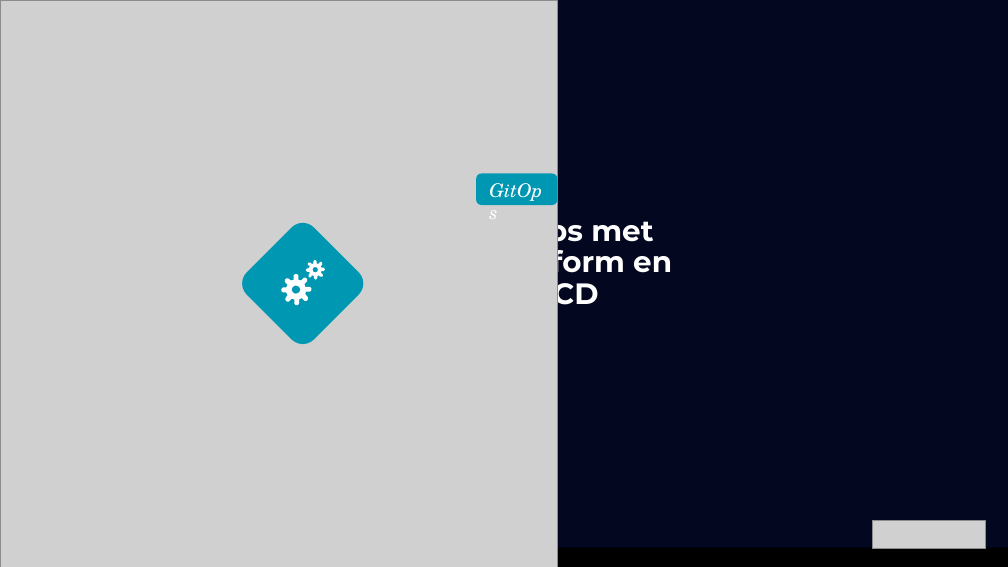
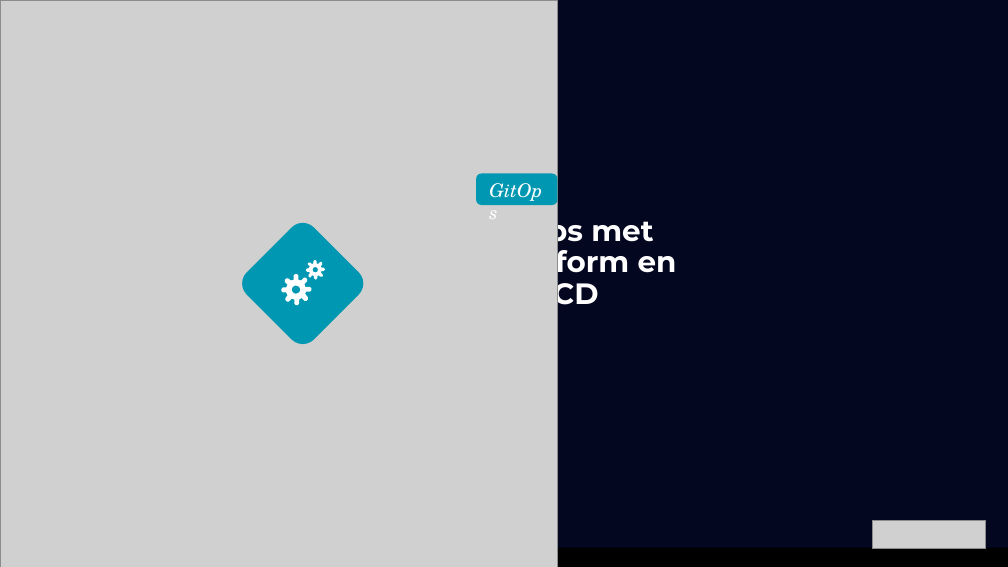
Before and after one commit to FrederiqueRetsema/azure-guild, a slide deck: slide 5 of presentatie/azure-guild-argocd-en-crossplane.pptx. Drawn at 1008x567 pixels with LibreOffice and Linux fonts; fonts in the diff are those of the drawing; grey boxes stand for pictures; background and template pictures are left out. Boxes give left, top, right and bottom in pixels: in the first picture for what was removed or moved away, otherwise in the second. Text is boxed around its words. In the diff, an @@ line names an element or a change of style, - is before the commit and + after.

```diff
--- a/presentatie/azure-guild-argocd-en-crossplane.pptx
+++ b/presentatie/azure-guild-argocd-en-crossplane.pptx
@@ text at bbox=[478, 213, 677, 312]: text changed @@
-GitOps met terraform en ArgoCD
+GitOps met Terraform en ArgoCD
```
Also in this commit, not shown: 2 other slides changed, 2 slides added, 3 slides removed, 1 other file.
